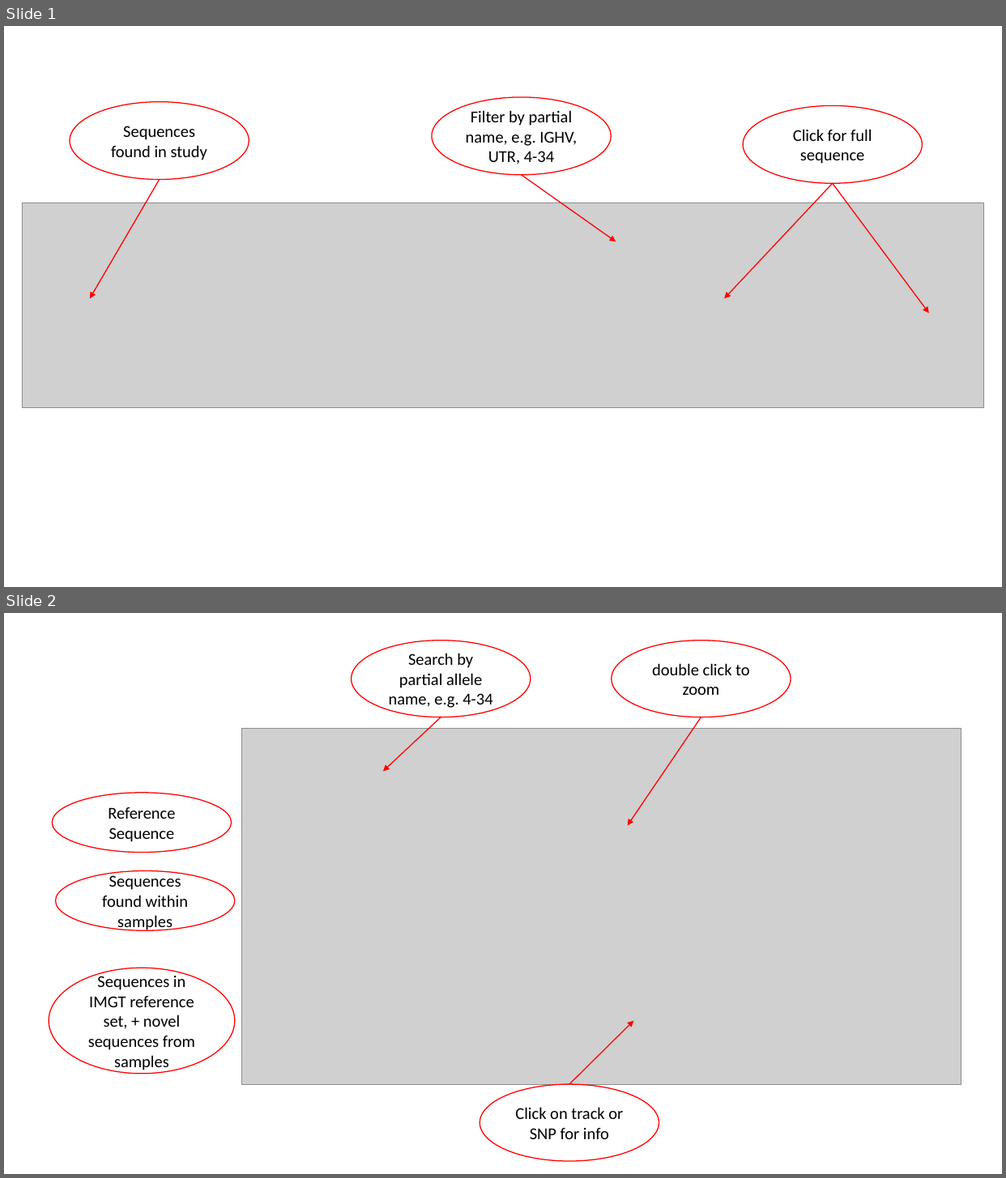
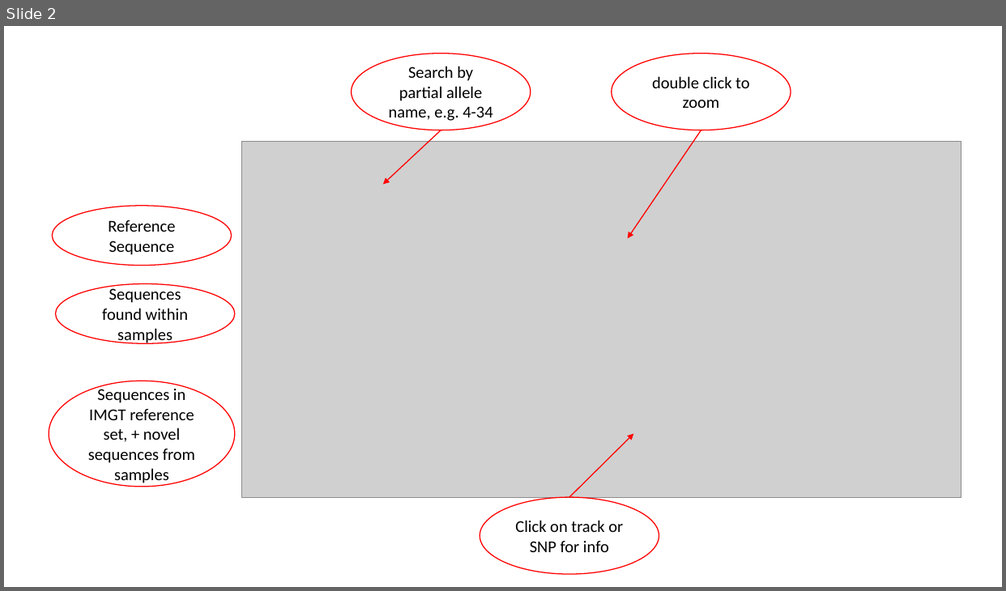
Before and after one commit to williamdlees/digby, a slide deck: src/assets/img/howto.pptx. Shown one above the other, each under a label of ours: slides 1 and 2 before the commit, slide 2 after it. The pictures are 1006x1178 and 1006x591 pixels, drawn with LibreOffice and Linux fonts; fonts in the diff are those of the drawing; grey boxes stand for pictures. Boxes give left, top, right and bottom in pixels: in the first picture for what was removed or moved away, otherwise in the second. Text is boxed around its words. In the diff, an @@ line names an element or a change of style, - is before the commit and + after.

```diff
--- a/src/assets/img/howto.pptx
+++ b/src/assets/img/howto.pptx
@@ slide 1 removed at bbox=[4, 26, 1002, 587], background #FFFFFF @@
@@ group removed at bbox=[4, 88, 1002, 433]: 4 arrows, 3 ellipses, 1 rectangle, 1 picture @@
-Sequences found in study
-Filter by partial name, e.g. IGHV, UTR, 4-34
-Click for full sequence
```
Also in this commit, not shown: 1 slide added, 2 other files.
